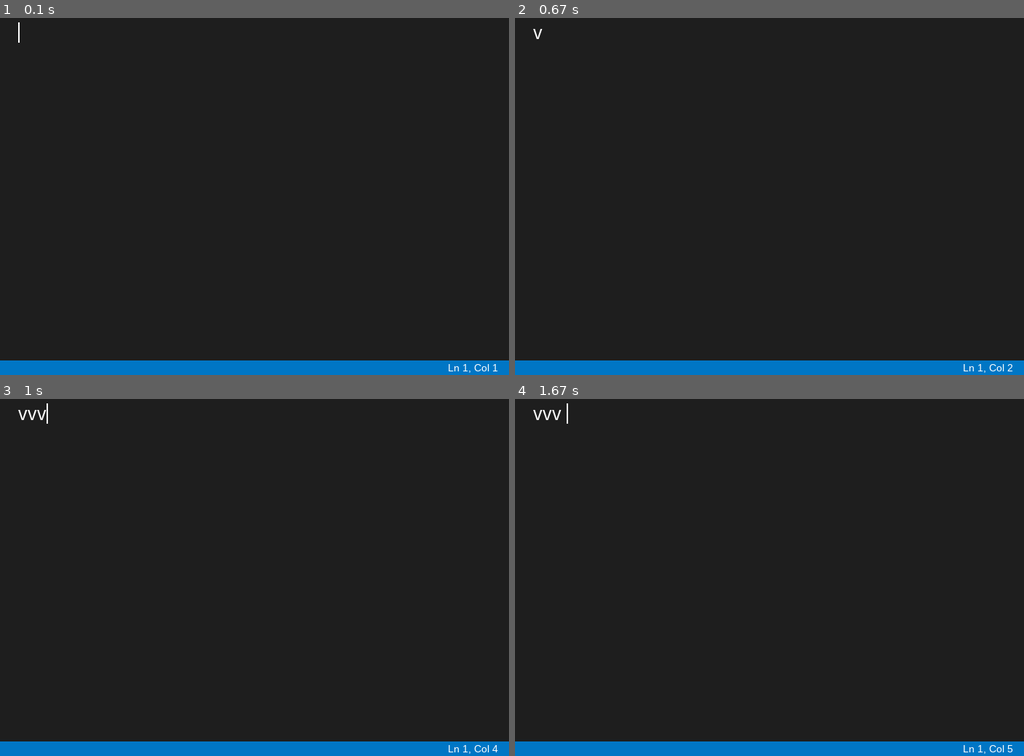
Above: before the commit, frames 1-4 (two rows, left to right).
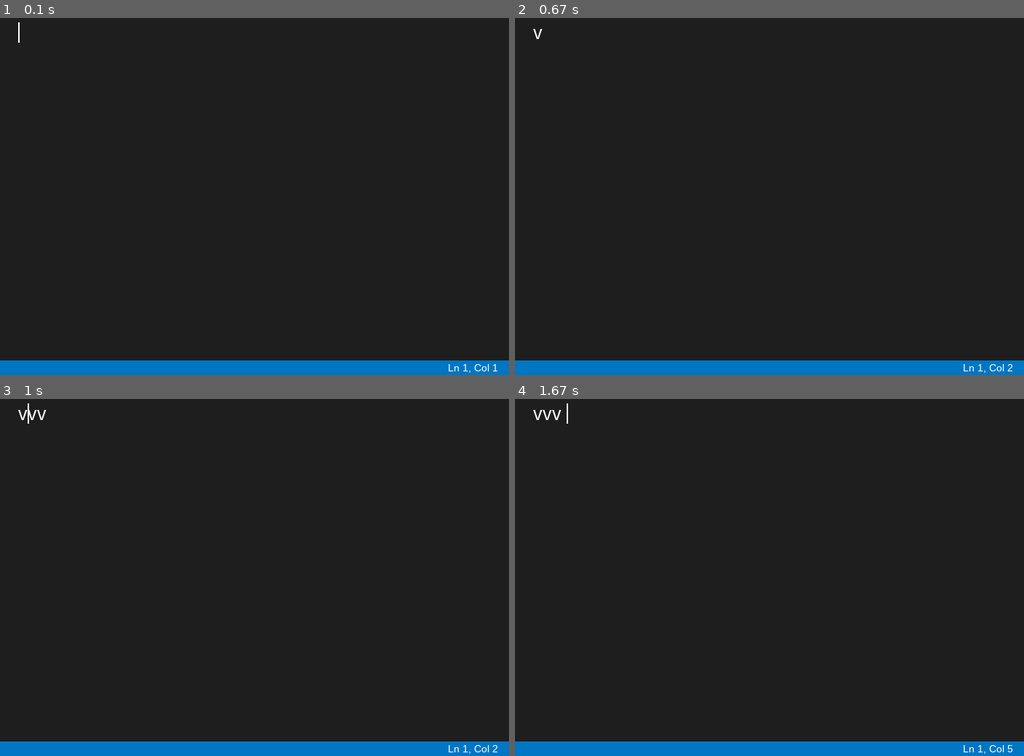
Above: after the commit, the same moments.

Repository: YashJogani/pygame-textinput
Game: pygame game, started from pygametextboxinput.py
Two runs of this game, one before a commit and one after it. Both use one fixed random seed, a clock stepped at 60 frames per second and the inputs below.
Inputs:
- Up to frame 1 (0.1 s): no input
- Up to frame 2 (0.67 s): hold V from 0.33 s (still down); hold Right from 0.33 s (still down)
- Up to frame 3 (1 s): release V at 0.8 s; release Right at 0.8 s; click "vvv" at 0.93 s
- Up to frame 4 (1.67 s): tap Page Down at 1.22 s; hold Right from 1.55 s (still down); tap Space at 1.62 s

Frames 1-2 are identical in both runs. In frame 3, less than 0.1% of the frame differs, in the area x 5-98%, y 1-99%; in frame 4, nothing differs.

Commit message:
Update pygametextboxinput.py

Diff:
--- a/pygametextboxinput.py
+++ b/pygametextboxinput.py
@@ -7,10 +7,10 @@
 """
 
 import os.path
+
 from math import ceil
 import pygame
 import pygame.locals as pl
-import re
 
 pygame.init()
 pygame.font.init()
@@ -182,7 +182,7 @@
                 elif event.key == pygame.K_v and pygame.key.get_mods() & pygame.KMOD_CTRL:
                     # Copy the text from clipboard
                     pasted_text = pygame.scrap.get("text/plain;charset=utf-8").decode()
-                    pasted_text = re.sub(r'\r', '', pasted_text)
+                    pasted_text = pasted_text.replace('\r', '')
 
                     if self.max_string_length == -1 or len(self.input_string) + len(pasted_text) <= self.max_string_length:
                         self.input_string = (
@@ -277,15 +277,38 @@
                         self.content[1] = len(self.wrapped_lines[:self.content[0] + self.total_lines_possible]) - 1
 
                     elif event.button == 1:
-                        if len(self.wrapped_lines) and (self.cursor_y_pos < self.content[0] or self.cursor_y_pos > self.content[1]):
-                            self.cursor_position = 0
-                            self.cursor_x_pos = 0
-                            self.cursor_y_pos = self.content[0]
-
-                            for i in range(self.cursor_y_pos):
-                                self.cursor_position += len(self.wrapped_lines[i])
-                                if self.input_string[self.cursor_position] == '\n' or self.input_string[self.cursor_position] == ' ':
+                        # Put Cursor at the cursor pos
+                        self.cursor_position = 0
+                        self.cursor_x_pos = 0
+                        self.cursor_y_pos = self.content[0]
+
+                        for i in range(self.cursor_y_pos):
+                            self.cursor_position += len(self.wrapped_lines[i])
+                            if self.input_string[self.cursor_position] == '\n' or self.input_string[self.cursor_position] == ' ':
+                                self.cursor_position += 1
+
+                        pos = event.pos
+                        x = pos[0] - self.x
+                        y = pos[1] - self.y
+                        line = min(len(self.wrapped_lines) - 1, y // self.font_object.size('a')[1])
+                        characters_size = 0
+
+                        for i in range(line):
+                            self.cursor_y_pos += 1
+                            self.cursor_position += len(self.wrapped_lines[self.content[0] + i])
+                            if self.input_string[self.cursor_position] == '\n' or self.input_string[self.cursor_position] == ' ':
+                                self.cursor_position += 1
+
+                        if len(self.wrapped_lines):
+                            for i in self.wrapped_lines[self.cursor_y_pos]:
+                                character_width = self.font_object.size(i)[0]
+                                characters_size += character_width
+
+                                if characters_size < x:
+                                    self.cursor_x_pos += 1
                                     self.cursor_position += 1
+                                else:
+                                    break
 
                     self.text_surface = []
                     ## Render lines and store it
